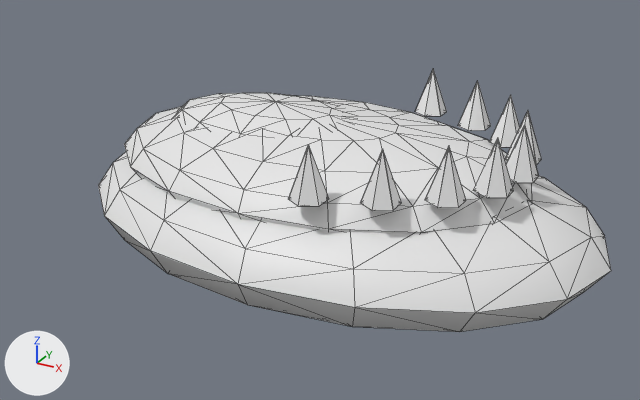
The FBX model Content/TheFinalTake/Meshes/Studio/Stations/SM_Shark_Jaw.fbx as it was, and as the next commit left it.
Rendered twice from a 50 mm lens placed at (1.817, -2.125, 1.0), pointed at (0.667, -0.035, -0.045). Every picture has the same lights, and +X, +Y and +Z are marked at lower left. The first picture is the older version. Mesh edges are drawn as thin lines. Where no turn or scale is listed for an object, it has been applied to the vertices.

In view in the first picture: 'SM_Shark_Jaw'.
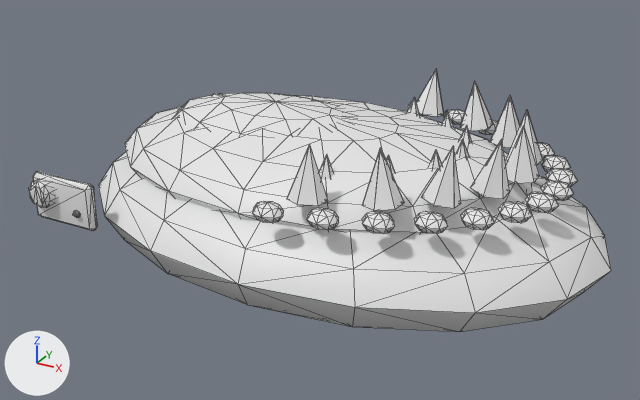
The change, as a diff of the scene's bpy script:
```diff
--- a/Content/TheFinalTake/Meshes/Studio/Stations/SM_Shark_Jaw.fbx.py
+++ b/Content/TheFinalTake/Meshes/Studio/Stations/SM_Shark_Jaw.fbx.py
@@ me_sm_shark_jaw_001 @@
 # used by ob_sm_shark_jaw; location = (0.0, 0.0, 0.0)
-me_sm_shark_jaw_001.from_pydata(...)  # 398 vertices, 748 faces; spans x -0.1..1.5, y -0.52..0.52, z -0.29..0.27
+me_sm_shark_jaw_001.from_pydata(...)  # 1080 vertices, 1992 faces; spans x -0.1..1.5, y -0.52..0.52, z -0.29..0.27
+# me_sm_shark_jaw_001 part 1: a new loose piece, a UV sphere (8 segments, 4 rings, poles along z) spanning x 0.979..1.065, y 0.362..0.427, z 0.085..0.135, in mat_m_ft_vertex (white #e7e7e7)
+# me_sm_shark_jaw_001 part 2: a new loose piece, a UV sphere (8 segments, 4 rings, poles along z) spanning x 1.177..1.262, y 0.23..0.295, z 0.085..0.135, in mat_m_ft_vertex (white #e7e7e7)
+# me_sm_shark_jaw_001 part 3: a new loose piece, a UV sphere (8 segments, 4 rings, poles along z) spanning x 1.243..1.329, y 0.148..0.214, z 0.085..0.135, in mat_m_ft_vertex (white #e7e7e7)
+# me_sm_shark_jaw_001 part 4: a new loose piece, a UV sphere (8 segments, 4 rings, poles along z) spanning x 1.283..1.369, y 0.059..0.125, z 0.085..0.135, in mat_m_ft_vertex (white #e7e7e7)
+# me_sm_shark_jaw_001 part 5: a new loose piece, a UV sphere (8 segments, 4 rings, poles along z) spanning x 1.297..1.383, y -0.033..0.033, z 0.085..0.135, in mat_m_ft_vertex (white #e7e7e7)
+# me_sm_shark_jaw_001 part 6: a new loose piece, a UV sphere (8 segments, 4 rings, poles along z) spanning x 1.283..1.369, y -0.125..-0.059, z 0.085..0.135, in mat_m_ft_vertex (white #e7e7e7)
+# me_sm_shark_jaw_001 part 7: a new loose piece, a UV sphere (8 segments, 4 rings, poles along z) spanning x 1.243..1.329, y -0.214..-0.148, z 0.085..0.135, in mat_m_ft_vertex (white #e7e7e7)
+# me_sm_shark_jaw_001 part 8: a new loose piece, a UV sphere (8 segments, 4 rings, poles along z) spanning x 1.176..1.263, y -0.296..-0.229, z 0.085..0.135, in mat_m_ft_vertex (white #e7e7e7)
+# me_sm_shark_jaw_001 part 9: a new loose piece, a UV sphere (8 segments, 4 rings, poles along z) spanning x 1.087..1.174, y -0.368..-0.302, z 0.085..0.135, in mat_m_ft_vertex (white #e7e7e7)
+# me_sm_shark_jaw_001 part 10: a new loose piece, a UV sphere (8 segments, 4 rings, poles along z) spanning x 0.719..0.805, y -0.502..-0.435, z 0.085..0.135, in mat_m_ft_vertex (white #e7e7e7)
+# me_sm_shark_jaw_001 part 11: 72 vertices moved from x 0.79..1.26, y -0.44..0.44, z 0.13..0.27 to x 0.78..1.26, y -0.45..0.42, z 0.12..0.27; 7 vertices removed from x 0.79..1.26, y -0.24..0.42, z 0.13..0.27; 169 vertices added at x 0.78..1.25, y -0.47..0.47, z 0.08..0.27
+# me_sm_shark_jaw_001 part 12: 96 vertices added at x -0.05..0.17, y -0.49..-0.42, z -0.09..0.05
+# other edits to the shape of me_sm_shark_jaw_001 do not show in these pictures
 me_sm_shark_jaw_001.materials.append(mat_m_ft_vertex)
```

Where the change shows, as pixel boxes [x1, y1, x2, y2] in the pictures (640 x 400 px):
'SM_Shark_Jaw', reshaped (13% wider): before [98, 69, 611, 332]; after [29, 69, 611, 332]
part 1 of me_sm_shark_jaw_001, added: after [478, 120, 498, 135]
part 2 of me_sm_shark_jaw_001, added: after [538, 143, 555, 159]
part 3 of me_sm_shark_jaw_001, added: after [540, 155, 570, 172]
part 4 of me_sm_shark_jaw_001, added: after [546, 168, 577, 186]
part 5 of me_sm_shark_jaw_001, added: after [541, 181, 574, 201]
part 6 of me_sm_shark_jaw_001, added: after [525, 192, 559, 213]
part 7 of me_sm_shark_jaw_001, added: after [498, 201, 532, 223]
part 8 of me_sm_shark_jaw_001, added: after [460, 208, 495, 230]
part 9 of me_sm_shark_jaw_001, added: after [414, 211, 448, 234]
part 10 of me_sm_shark_jaw_001, added: after [252, 201, 284, 223]
part 11 of me_sm_shark_jaw_001, built on: before [288, 69, 541, 211]; after [287, 69, 542, 234]
part 12 of me_sm_shark_jaw_001, added: after [29, 171, 98, 231]
